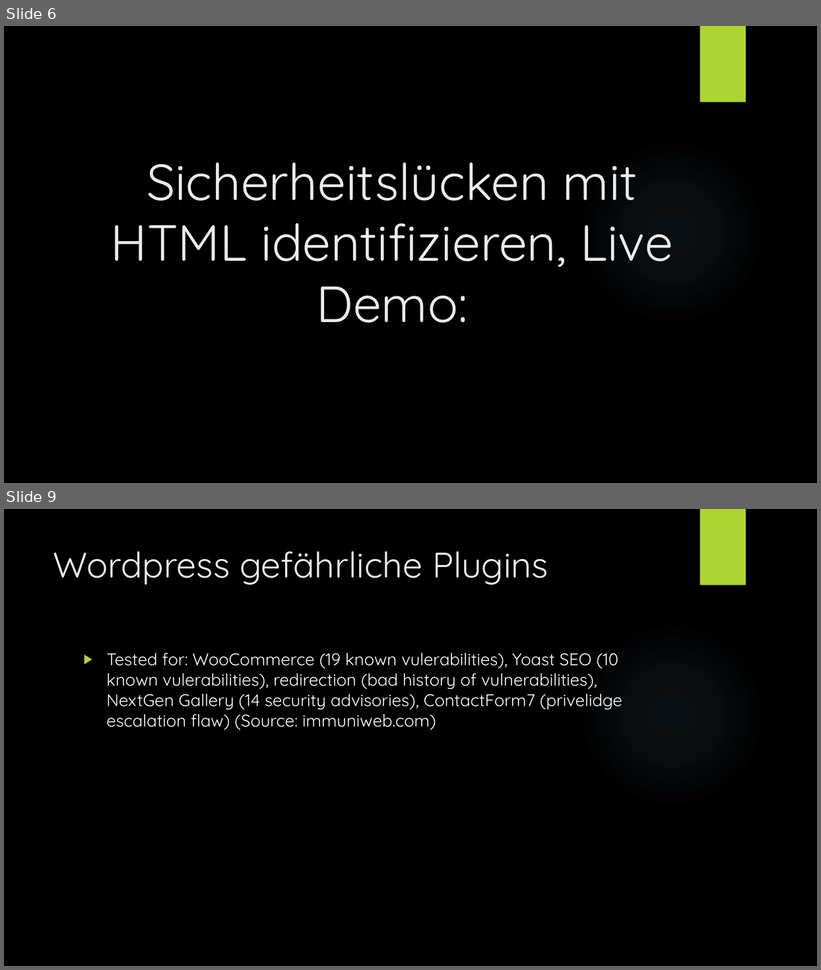
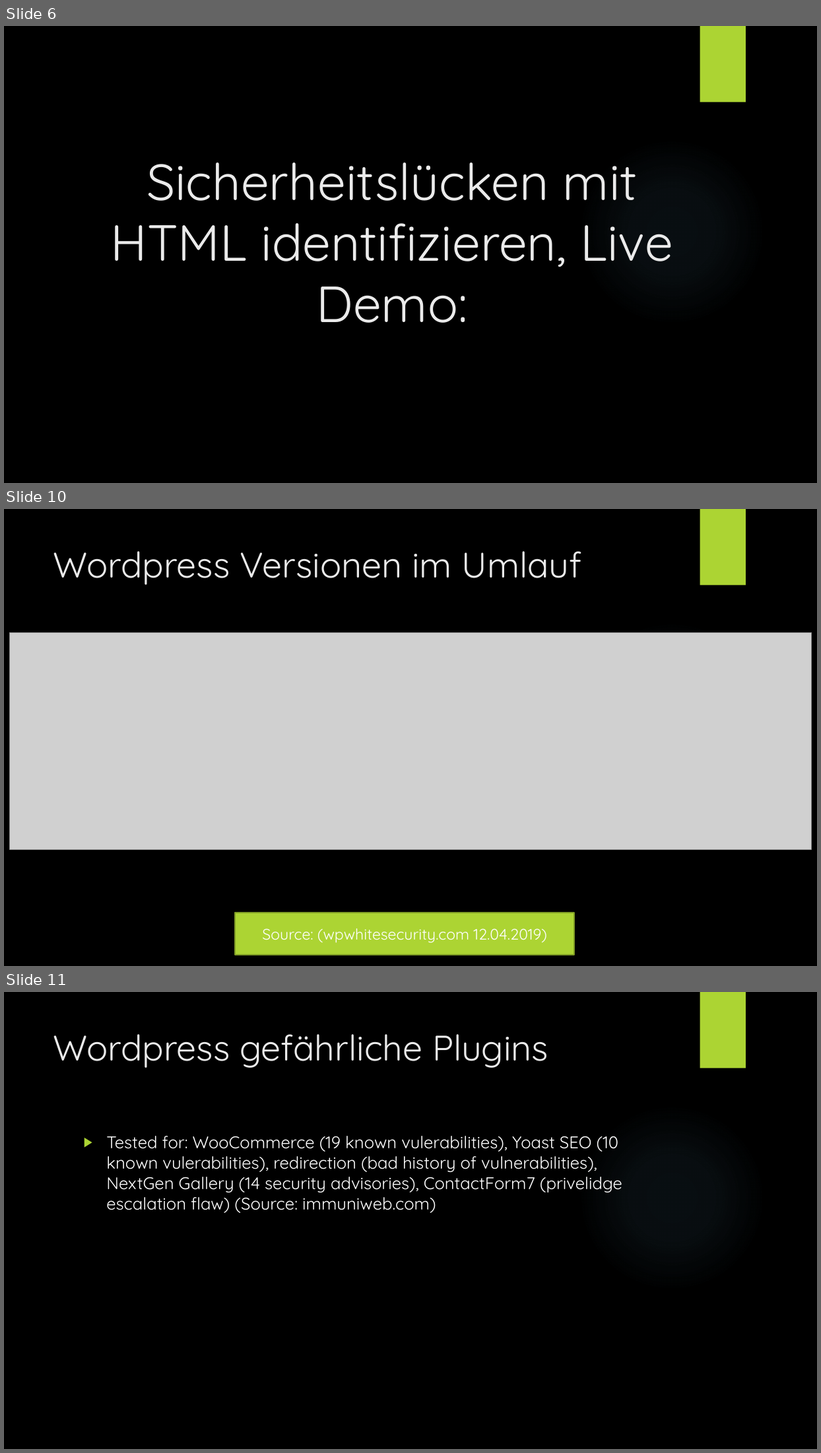
Before and after one commit to Tiim/Unibas-HS19-Internet-and-Secutity-project-webcrawler, a slide deck: Präsentation/Web Crawling.pptx. Shown one above the other, each under a label of ours: slides 6 and 9 before the commit, slides 6, 10 and 11 after it; the slides between them are not shown. The pictures are 821x970 and 821x1453 pixels, drawn with LibreOffice and Linux fonts; fonts in the diff are those of the drawing; grey boxes stand for pictures; background and template pictures are left out. Boxes give left, top, right and bottom in pixels: in the first picture for what was removed or moved away, otherwise in the second. Text is boxed around its words. In the diff, an @@ line names an element or a change of style, - is before the commit and + after.

```diff
--- a/Präsentation/Web Crawling.pptx
+++ b/Präsentation/Web Crawling.pptx
@@ slide 10 added at [4,509,817,966], background picture (left out); not listed: 2 template elements that a slide beside it also shows @@
@@ title added at [54,551,582,585], 42 pt, text #EBEBEB @@
+Wordpress Versionen im Umlauf
@@ picture added at [9,633,812,850] @@
@@ rectangle added at [235,914,574,956], fill #ACD433, outline #7F9D26 1.5 pt, 18 pt, text #FFFFFF @@
+Source: (wpwhitesecurity.com 12.04.2019)
@@ what was slide 9 is now slide 11 @@
```
Also in this commit, not shown: 5 slides changed, 2 other slides added, 5 other files.
